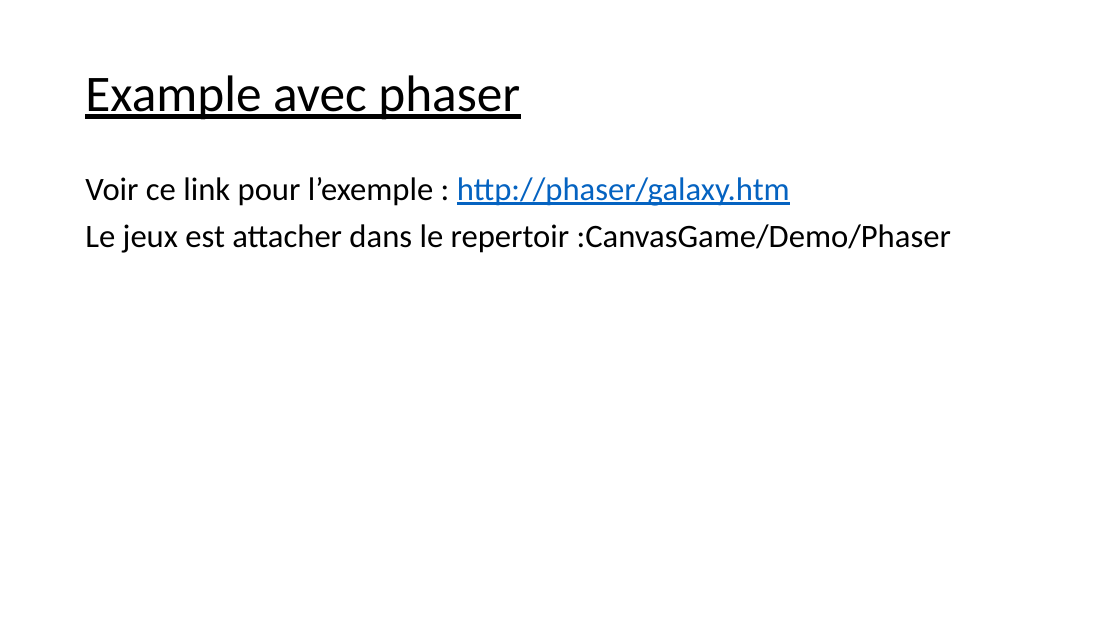
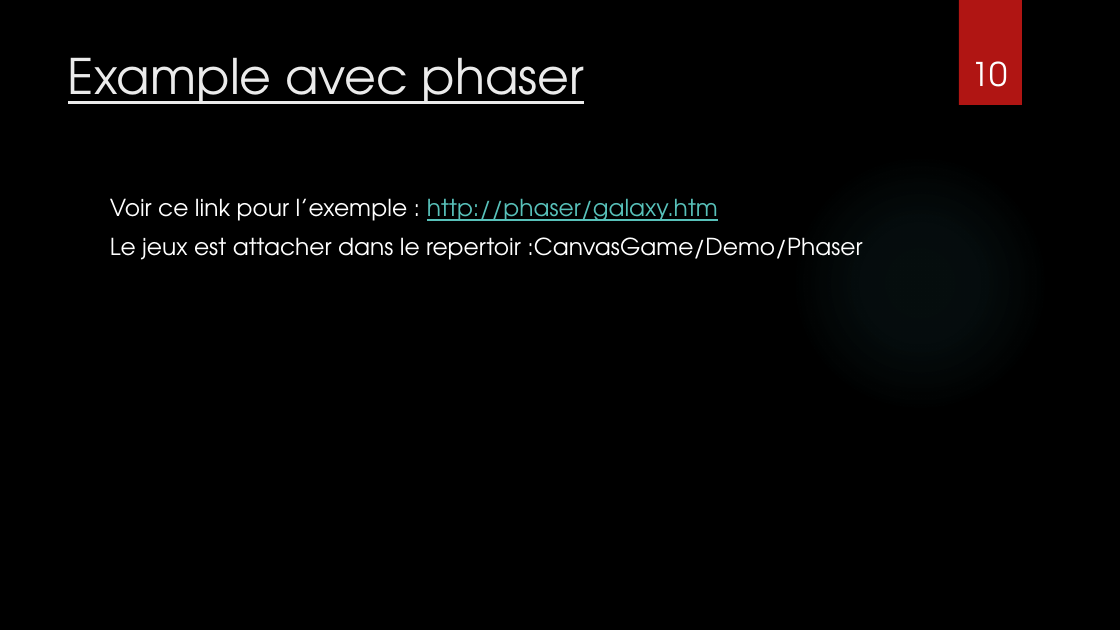
Before and after one commit to balamddine/NewHtml5, a slide deck: slide 10 of CanvasGame/Un jeu en canvas.pptx. Drawn at 1120x630 pixels with LibreOffice and Linux fonts; fonts in the diff are those of the drawing; background and template pictures are left out. Boxes give left, top, right and bottom in pixels: in the first picture for what was removed or moved away, otherwise in the second. Text is boxed around its words. In the diff, an @@ line names an element or a change of style, - is before the commit and + after.

```diff
--- a/CanvasGame/Un jeu en canvas.pptx
+++ b/CanvasGame/Un jeu en canvas.pptx
@@ background #FFFFFF to picture (left out) @@
@@ rectangle added at [959,0,1022,105], fill #B01513 @@
@@ title "Example avec phaser": place and size @@
-title "Example avec phaser" at [85,75,520,120]
+title "Example avec phaser" at [68,57,584,104]
@@ title "Example avec phaser" at [68,57,584,104]: size 44 to 42 pt, font Calibri to TeX Gyre Adventor, text colour #000000 to #EBEBEB; line spacing 0.9 to 1; vertical alignment middle to top @@
@@ page number added at [971,61,1007,87], 28 pt, text #FFFFFF @@
+10
@@ ellipse added at [791,154,1049,413], fill gradient #50B9C1 @@
@@ text "Voir ce link pour l’exemple ...": place and size @@
-text "Voir ce link pour l’exemple ..." at [85,177,951,253]
+text "Voir ce link pour l’exemple ..." at [110,198,862,260]
@@ text "Voir ce link pour l’exemple ..." at [110,198,862,260]: size 28 to 20 pt, font Calibri to TeX Gyre Adventor; text colour #000000 to #FFFFFF in "Voir ce link pour l’exemple :", "Le jeux est attacher dans le repertoir ..."; text colour #0563C1 to #58C1BA in "http://phaser/galaxy.htm"; line spacing 0.9 to 1 @@
```
Also in this commit, not shown: 10 other slides changed, 2 other files.
